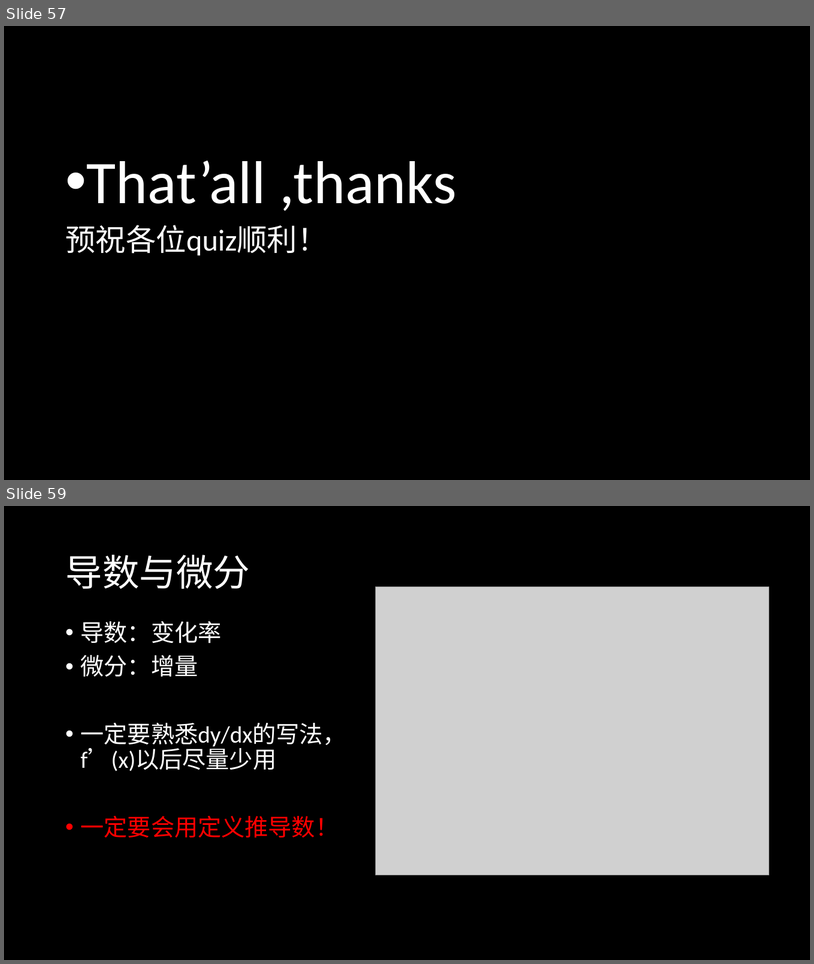
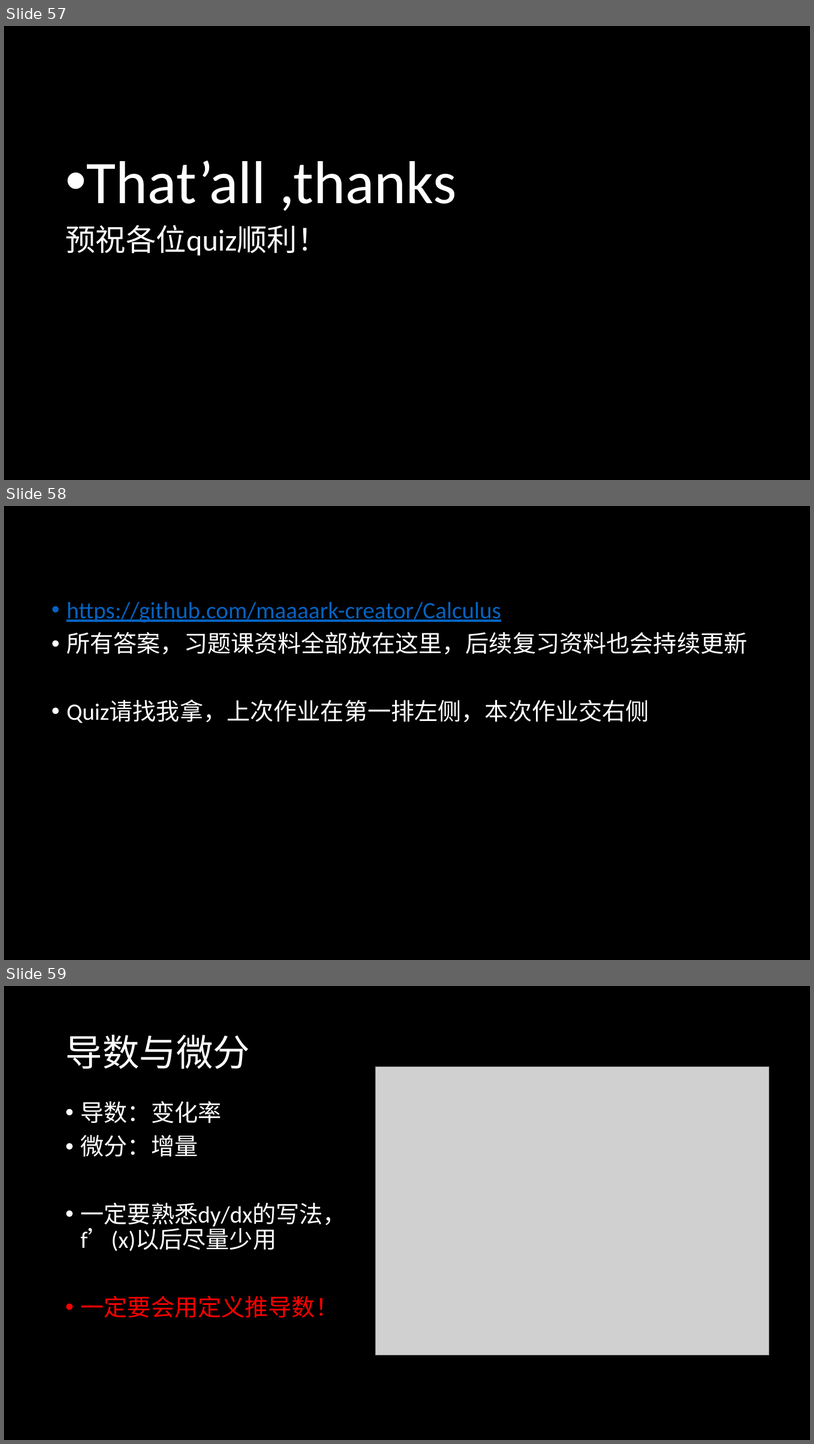
Before and after one commit to maaaark-creator/Calculus, a slide deck: 高数1.pptx. Shown one above the other, each under a label of ours: slides 57 and 59 before the commit, slides 57, 58 and 59 after it; the slides between them are not shown. The pictures are 814x964 and 814x1444 pixels, drawn with LibreOffice and Linux fonts; fonts in the diff are those of the drawing; grey boxes stand for pictures. Boxes give left, top, right and bottom in pixels: in the first picture for what was removed or moved away, otherwise in the second. Text is boxed around its words. In the diff, an @@ line names an element or a change of style, - is before the commit and + after.

Commit message:
Update calculus lecture slides

```diff
--- a/高数1.pptx
+++ b/高数1.pptx
@@ slide 58 added at (4,506,810,960), background #000000 @@
@@ text added at (66,601,747,723), 28 pt, text #FFFFFF @@
+• https://github.com/maaaark-creator/Calculus
+• 所有答案，习题课资料全部放在这里，后续复习资料也会持续更新
+• Quiz请找我拿，上次作业在第一排左侧，本次作业交右侧
```
Also in this commit, not shown: 1 slide removed.
